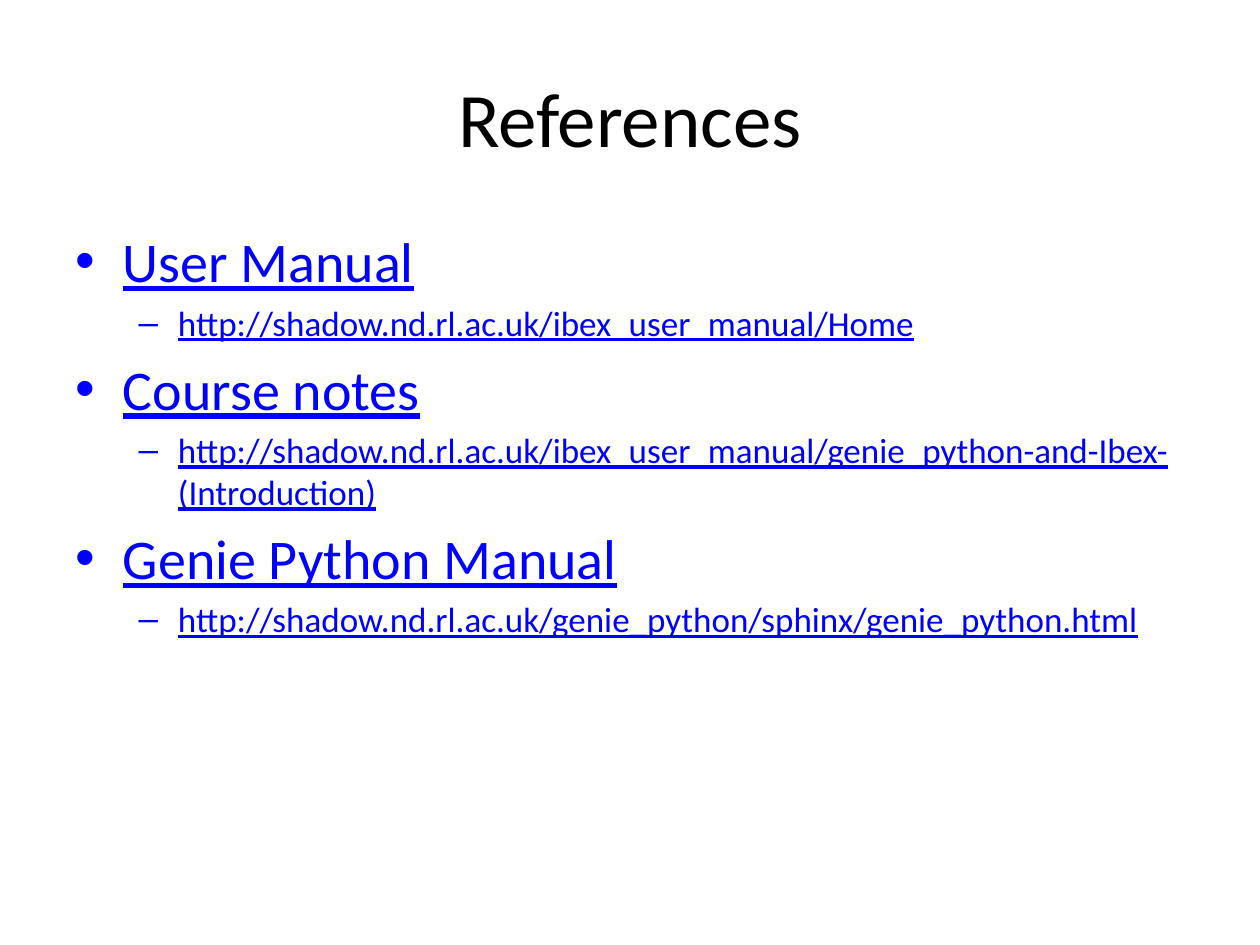
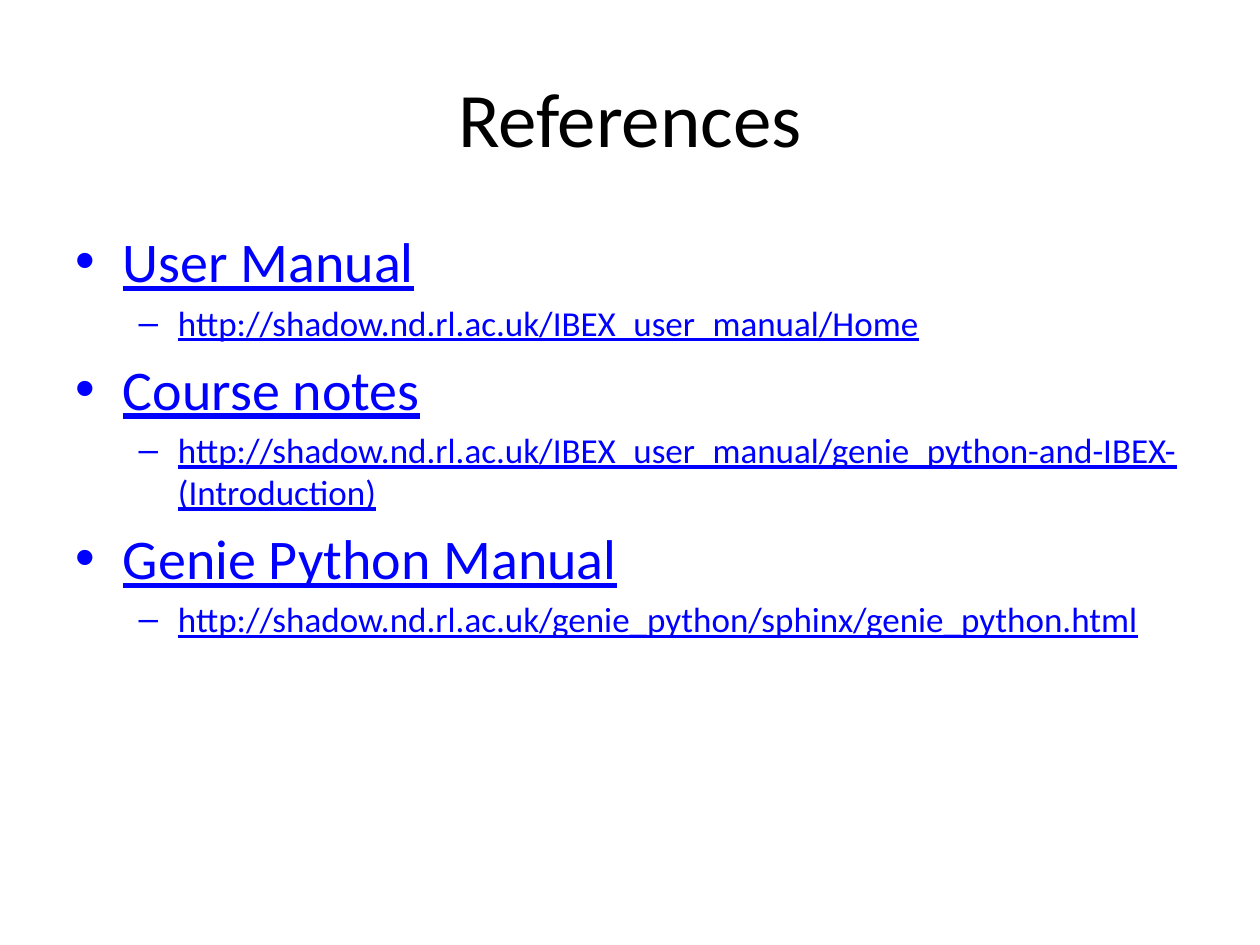
Before and after one commit to ISISComputingGroup/ibex_user_manual, a slide deck: slide 32 of genie_python_and_ibex/genie_python_and_ibex.pptx. Drawn at 1260x945 pixels with LibreOffice and Linux fonts; fonts in the diff are those of the drawing; background and template pictures are left out. Boxes give left, top, right and bottom in pixels: in the first picture for what was removed or moved away, otherwise in the second. Text is boxed around its words. In the diff, an @@ line names an element or a change of style, - is before the commit and + after.

```diff
--- a/genie_python_and_ibex/genie_python_and_ibex.pptx
+++ b/genie_python_and_ibex/genie_python_and_ibex.pptx
@@ text at [178,311,918,342]: text changed @@
-  – http://shadow.nd.rl.ac.uk/ibex_user_manual/Home
+  – http://shadow.nd.rl.ac.uk/IBEX_user_manual/Home
@@ text at [178,438,1176,511]: text changed @@
-  – http://shadow.nd.rl.ac.uk/ibex_user_manual/genie_python-and-Ibex-(Introduction)
+  – http://shadow.nd.rl.ac.uk/IBEX_user_manual/genie_python-and-IBEX-(Introduction)
```
Also in this commit, not shown: 16 other slides changed, 1 other file.
